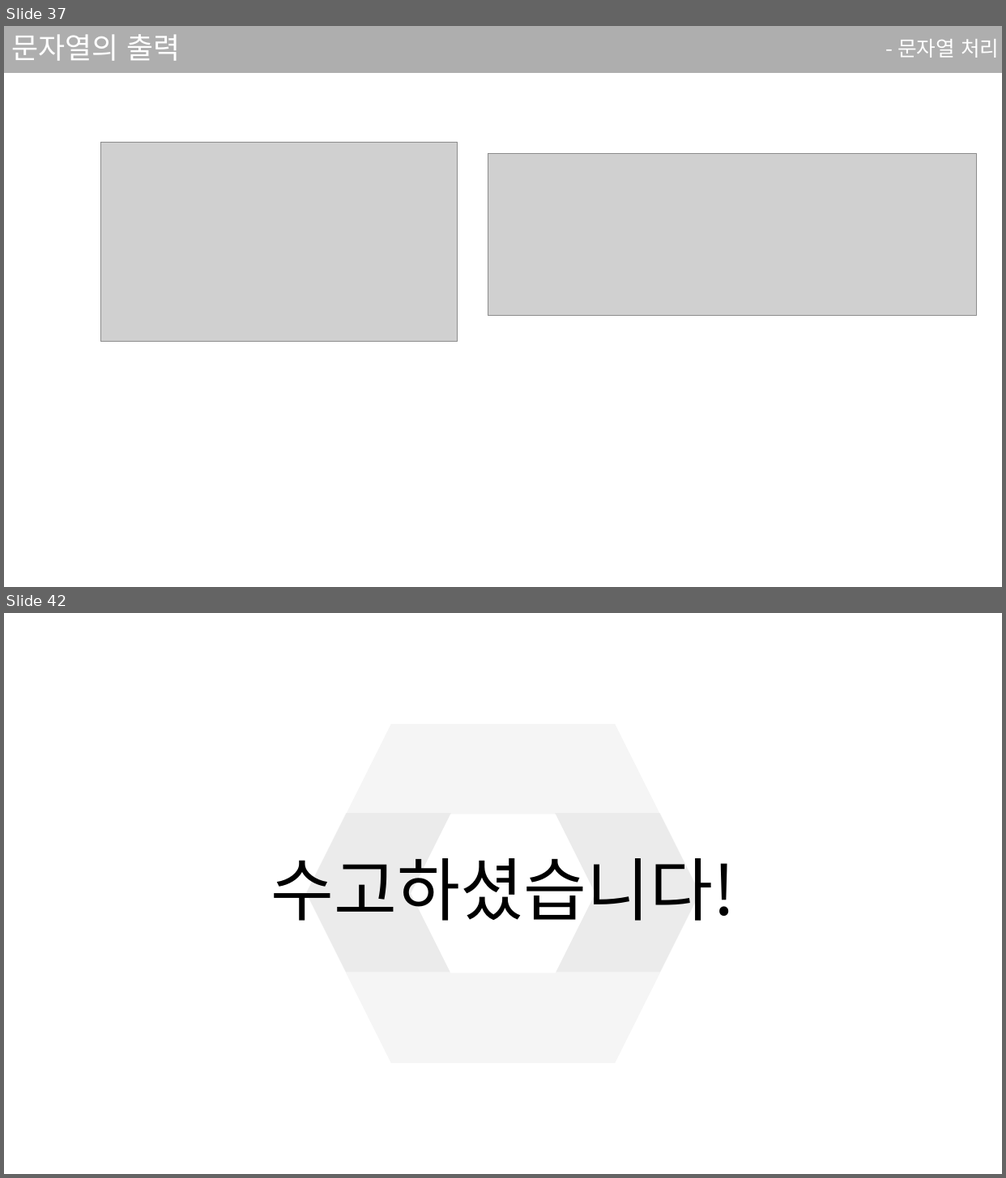
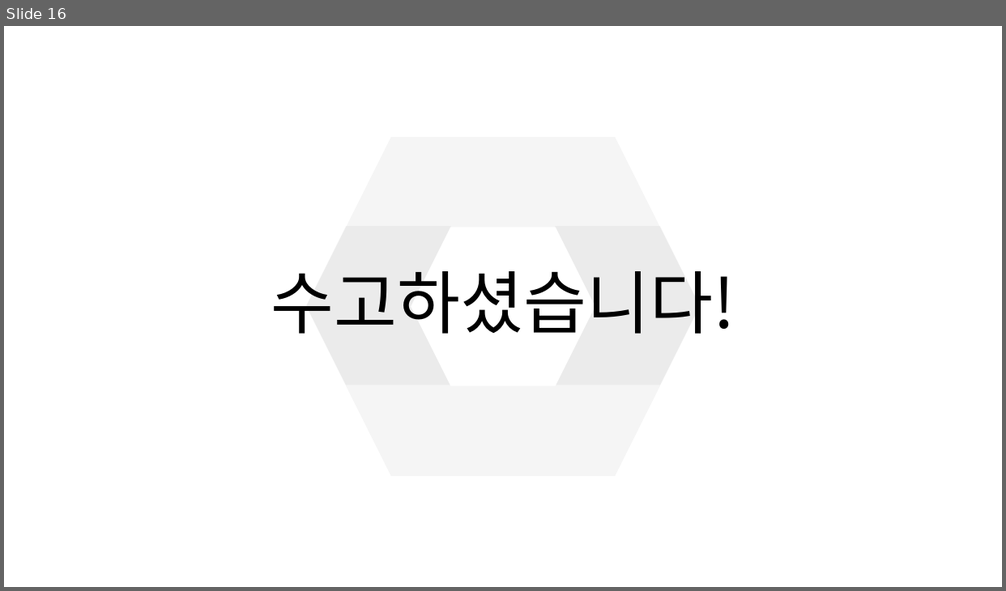
Before and after one commit to sjsjsj1246/EC_C_Language_Study, a slide deck: ppt/4강.pptx. Shown one above the other, each under a label of ours: slides 37 and 42 before the commit, slide 16 after it; the slides between them are not shown. The pictures are 1006x1178 and 1006x591 pixels, drawn with LibreOffice and Linux fonts; fonts in the diff are those of the drawing; grey boxes stand for pictures. Boxes give left, top, right and bottom in pixels: in the first picture for what was removed or moved away, otherwise in the second. Text is boxed around its words. In the diff, an @@ line names an element or a change of style, - is before the commit and + after.

```diff
--- a/ppt/4강.pptx
+++ b/ppt/4강.pptx
@@ slide 37 removed at <box>4,26,1002,587</box>, background #FFFFFF @@
@@ rectangle removed at <box>4,26,1002,73</box> @@
@@ title removed at <box>11,34,180,61</box> @@
-문자열의 출력
@@ text removed at <box>897,39,999,58</box> @@
-- 문자열 처리
@@ picture removed at <box>100,142,457,342</box> @@
@@ picture removed at <box>488,153,977,316</box> @@
@@ what was slide 42 is now slide 16 @@
```
Also in this commit, not shown: 2 slides changed, 10 slides added, 35 other slides removed, 1 other file.
